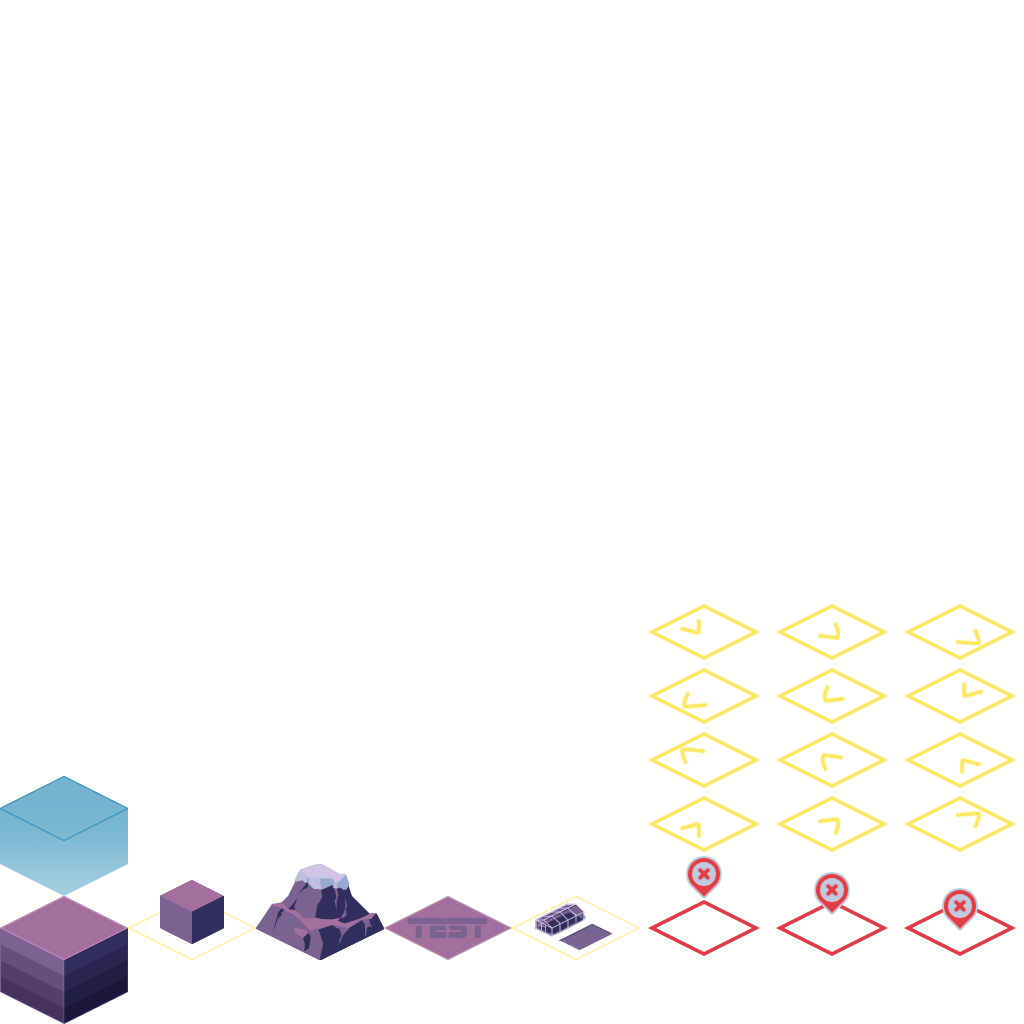
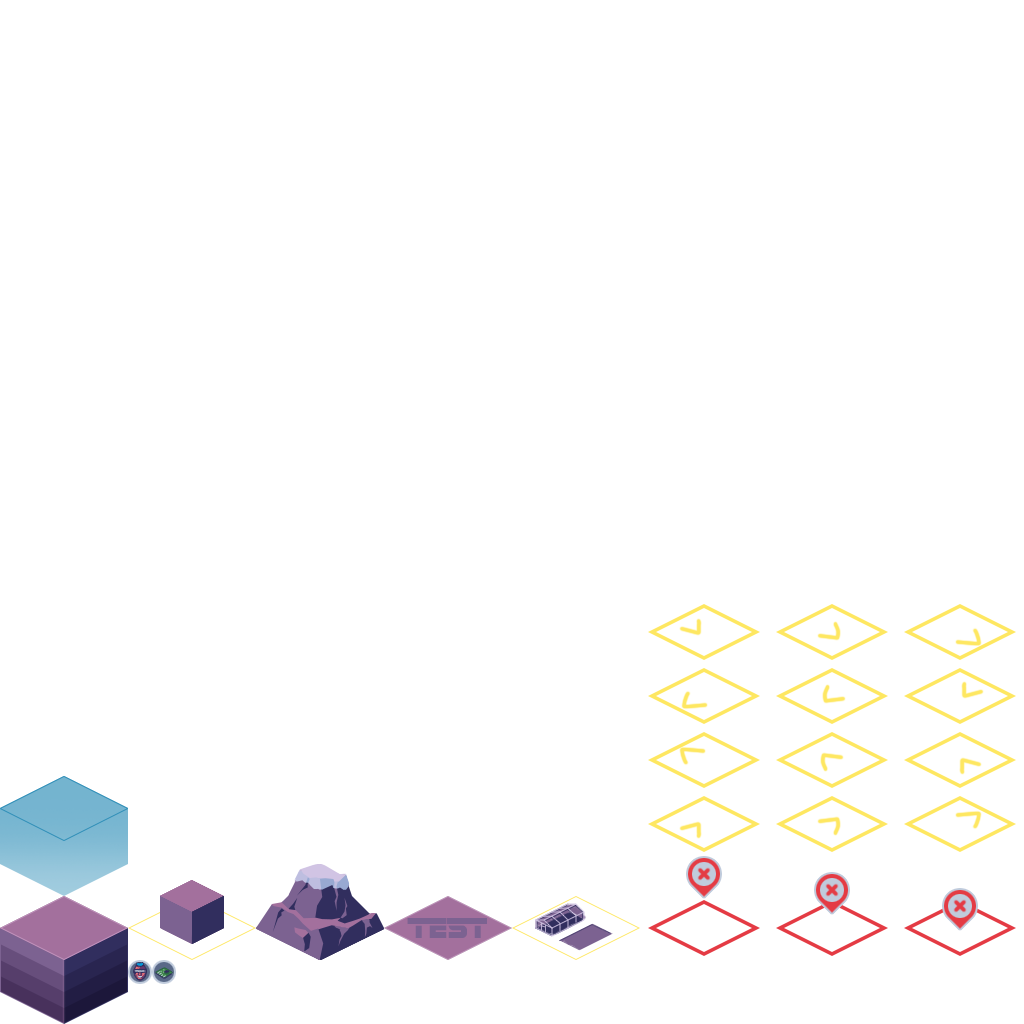
Layered file, before and after one edit (1024x1024). Changes by layer:
showed group "icons" (6 layers) over <box>128,960,176,984</box>
added layer "Layer 21" in group "icons" over <box>155,967,173,979</box>
added layer "Layer 8 copy" in group "icons" over <box>152,960,176,984</box>
added layer "Layer 9 copy" in group "icons" over <box>153,961,175,983</box>
added layer "Layer 20" in group "icons" over <box>133,962,148,981</box>
